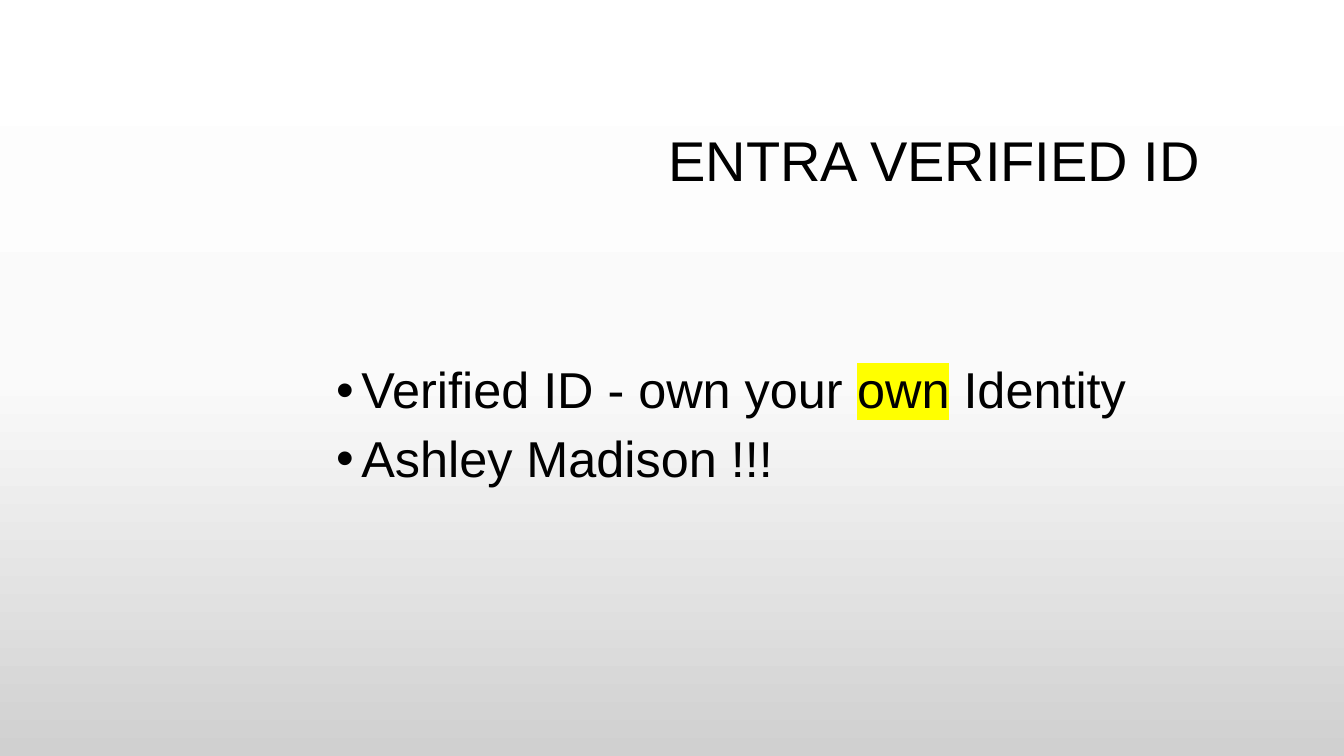
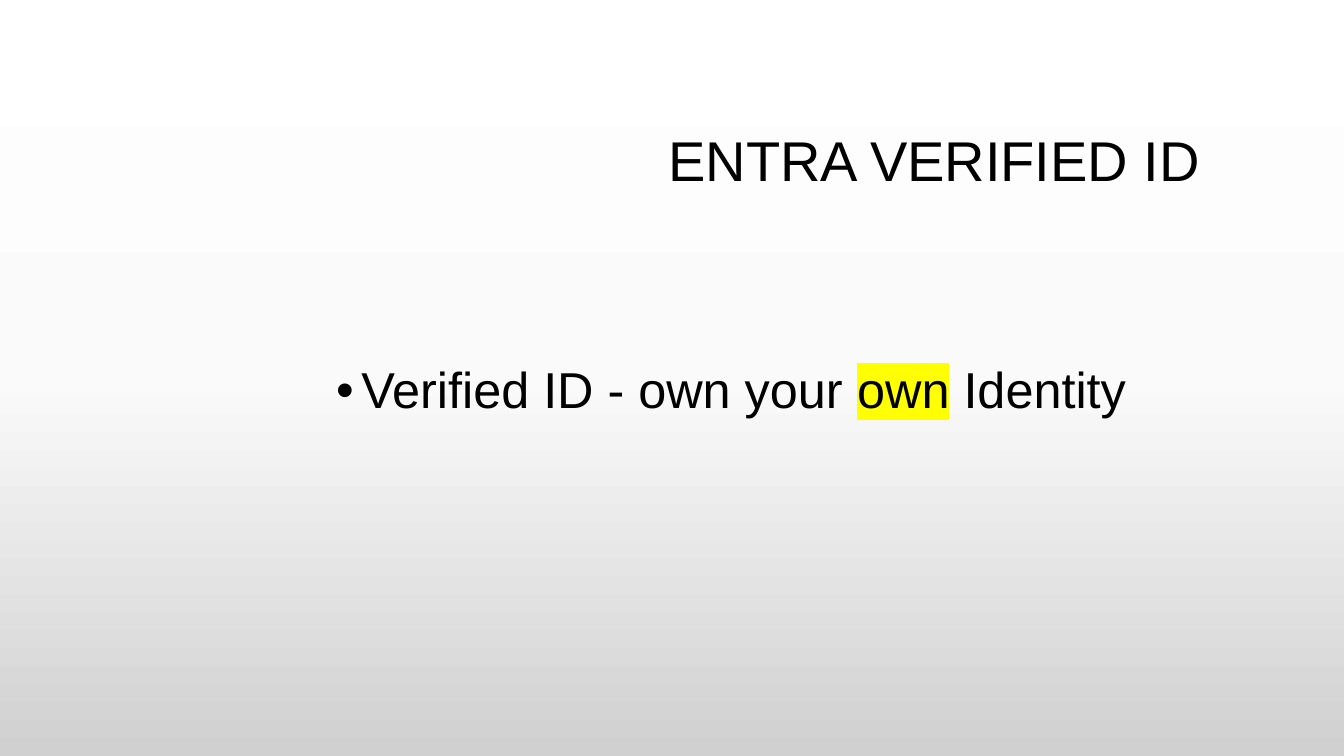
Before and after one commit to rbrayb/Presentations, a slide deck: slide 6 of Entra-CIAM-and-VC/Entra-CIAM-and-VC.pptx (slide 9 before the commit). Drawn at 1344x756 pixels with LibreOffice and Linux fonts; fonts in the diff are those of the drawing; background and template pictures are left out. Boxes give left, top, right and bottom in pixels: in the first picture for what was removed or moved away, otherwise in the second. Text is boxed around its words. In the diff, an @@ line names an element or a change of style, - is before the commit and + after.

```diff
--- a/Entra-CIAM-and-VC/Entra-CIAM-and-VC.pptx
+++ b/Entra-CIAM-and-VC/Entra-CIAM-and-VC.pptx
@@ text at [361, 440, 716, 487]: paragraph removed @@
-• Ashley Madison !!!
```
Also in this commit, not shown: 2 other slides changed, 3 slides added, 15 slides removed, 1 other file.
